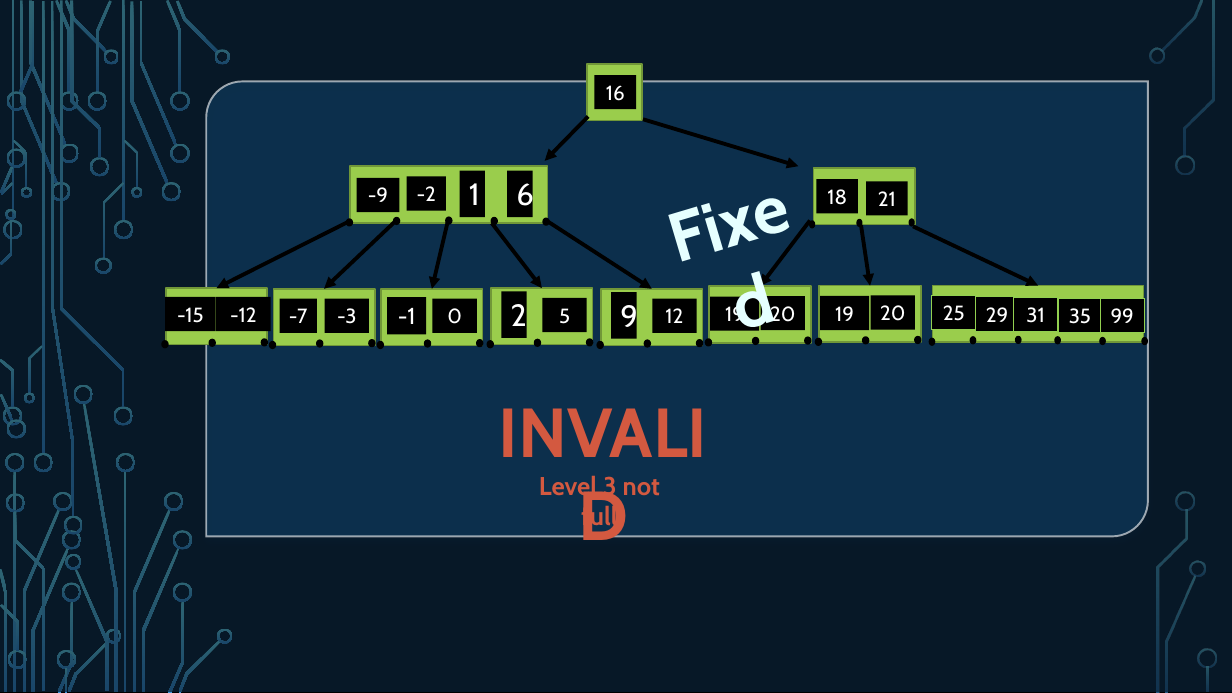
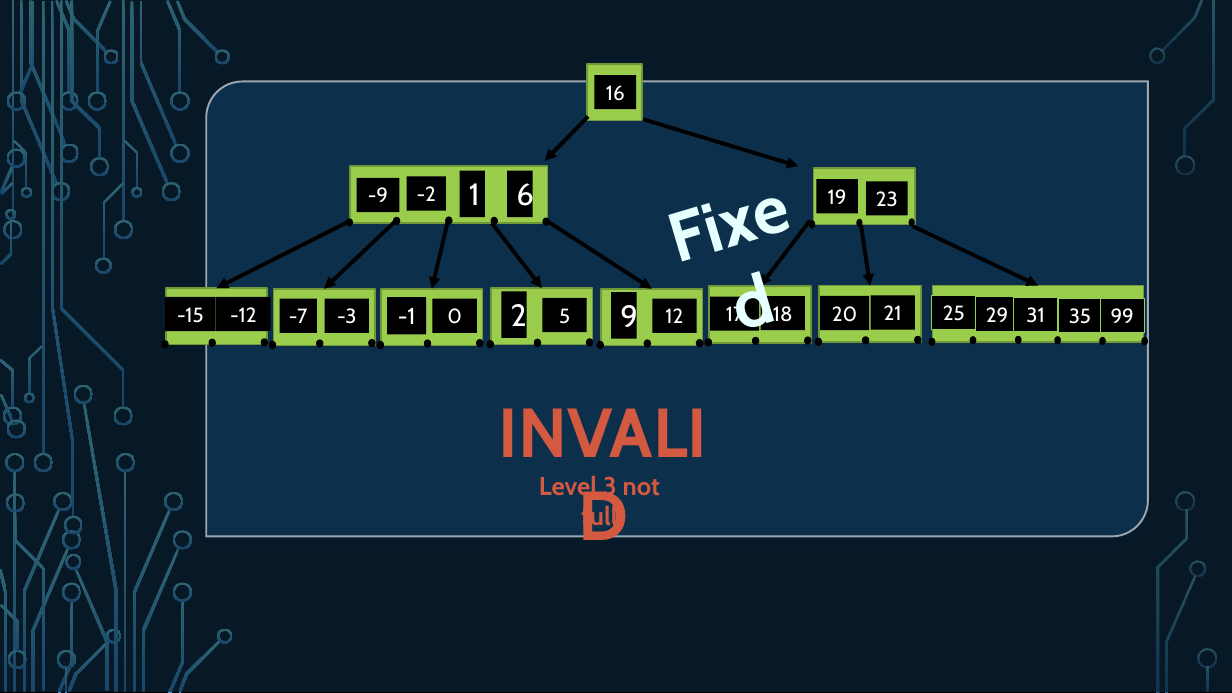
Before and after one commit to cicarter/homework5, a slide deck: slide 7 of B-Trees.pptx. Drawn at 1232x693 pixels with LibreOffice and Linux fonts; fonts in the diff are those of the drawing; background and template pictures are left out. Boxes give left, top, right and bottom in pixels: in the first picture for what was removed or moved away, otherwise in the second. Text is boxed around its words. In the diff, an @@ line names an element or a change of style, - is before the commit and + after.

Commit message:
updated numbers on slides 6, 7, and 8 after discussing with Davis

```diff
--- a/B-Trees.pptx
+++ b/B-Trees.pptx
@@ text in rectangle at (828, 189, 847, 204): text changed @@
-18
+19
@@ text in rectangle at (876, 191, 898, 207): text changed @@
-21
+23
@@ rectangle "20": place and size @@
-rectangle "20" at (871, 296, 915, 330)
+rectangle "20" at (821, 296, 870, 330)
@@ rectangle removed at (821, 296, 870, 330) @@
-19
@@ rectangle added at (871, 296, 915, 330), fill #000000, 16 pt, text #FFFFFF @@
+21
@@ text in rectangle at (726, 304, 744, 324): text changed @@
-19
+17
@@ text in rectangle at (773, 306, 793, 322): text changed @@
-20
+18
```
Also in this commit, not shown: 2 other slides changed.
